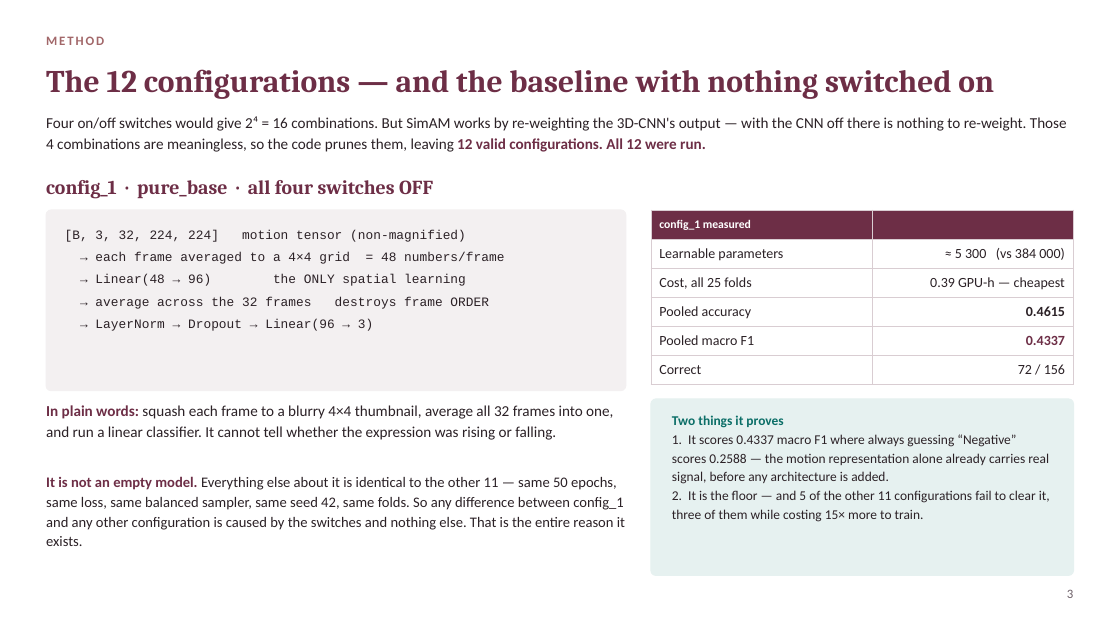
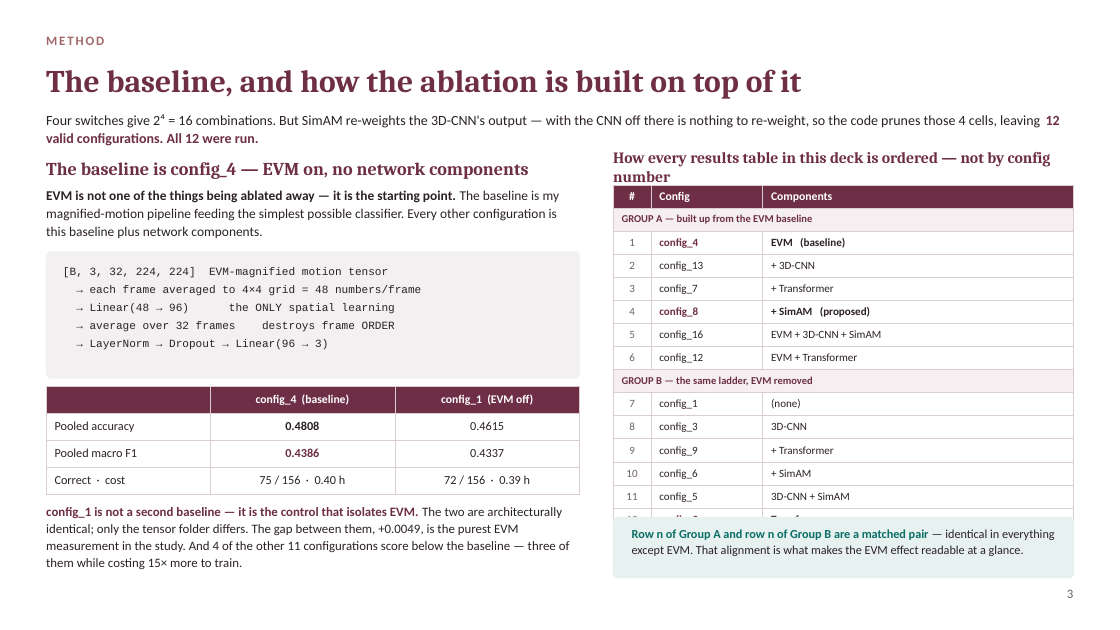
Before and after one commit to addhyan2000/FinalMERThesis, a slide deck: slide 4 of MER_Thesis_Final_Presentation.pptx. Drawn at 1120x630 pixels with LibreOffice and Linux fonts; fonts in the diff are those of the drawing. Boxes give left, top, right and bottom in pixels: in the first picture for what was removed or moved away, otherwise in the second. Text is boxed around its words. In the diff, an @@ line names an element or a change of style, - is before the commit and + after.

Commit message:
added pptx

```diff
--- a/MER_Thesis_Final_Presentation.pptx
+++ b/MER_Thesis_Final_Presentation.pptx
@@ text at (x1=46, y1=69, x2=801, y2=99): text changed @@
-The 12 configurations — and the baseline with nothing switched on
+The baseline, and how the ablation is built on top of it
@@ text at (x1=46, y1=114, x2=1060, y2=146): text changed; size 13 to 12 pt @@
-Four on/off switches would give 2⁴ = 16 combinations. But SimAM works by re-weighting the 3D-CNN's output — with the CNN off there is nothing to re-weight. Those 4 combinations are meaningless, so the code prunes them, leaving 12 valid configurations. All 12 were run.
+Four switches give 2⁴ = 16 combinations. But SimAM re-weights the 3D-CNN's output — with the CNN off there is nothing to re-weight, so the code prunes those 4 cells, leaving 12 valid configurations. All 12 were run.
@@ text at (x1=46, y1=162, x2=528, y2=179): text changed; size 17 to 15.5 pt @@
-config_1 · pure_base · all four switches OFF
+The baseline is config_4 — EVM on, no network components
@@ text added at (x1=613, y1=152, x2=1051, y2=186), 13.5 pt, text #6D2E46, bold @@
+How every results table in this deck is ordered — not by config number
@@ text added at (x1=46, y1=190, x2=560, y2=238), 11.5 pt, text #2B2126 @@
+EVM is not one of the things being ablated away — it is the starting point. The baseline is my magnified-motion pipeline feeding the simplest possible classifier. Every other configuration is this baseline plus network components.
@@ table added at (x1=613, y1=185, x2=1074, y2=521), 15 rows, 3 columns @@
+# | Config | Components
+GROUP A — built up from the EVM baseline |  | 
+1 | config_4 | EVM (baseline)
+2 | config_13 | + 3D-CNN
+3 | config_7 | + Transformer
+4 | config_8 | + SimAM (proposed)
+5 | config_16 | EVM + 3D-CNN + SimAM
+6 | config_12 | EVM + Transformer
+GROUP B — the same ladder, EVM removed |  | 
+7 | config_1 | (none)
+8 | config_3 | 3D-CNN
+9 | config_9 | + Transformer
+10 | config_6 | + SimAM
+11 | config_5 | 3D-CNN + SimAM
+12 | config_2 | Transformer
@@ rounded rectangle resized from (x1=46, y1=210, x2=626, y2=391) to (x1=46, y1=252, x2=580, y2=378) @@
@@ rounded rectangle at (x1=46, y1=252, x2=580, y2=378): proportions changed @@
@@ text "[B, 3, 32, 224, 224] ..." moved from (x1=65, y1=230, x2=504, y2=331) to (x1=90, y1=285, x2=421, y2=350) @@
@@ text at (x1=90, y1=285, x2=421, y2=296): text changed; size 11 to 9.5 pt @@
-[B, 3, 32, 224, 224] motion tensor (non-magnified)
-→ each frame averaged to a 4×4 grid = 48 numbers/frame
+[B, 3, 32, 224, 224] EVM-magnified motion tensor
+→ each frame averaged to 4×4 grid = 48 numbers/frame
@@ text at (x1=90, y1=321, x2=395, y2=332): text changed; size 11 to 9.5 pt @@
-→ average across the 32 frames destroys frame ORDER
+→ average over 32 frames destroys frame ORDER
@@ text at (x1=90, y1=303, x2=395, y2=350): size 11 to 9.5 pt in "→ Linear(48 → 96) the ONLY spatial ...", "→ LayerNorm → Dropout → Linear(96 → ..."; line spacing 19pt to 15.5pt @@
@@ table at (x1=46, y1=386, x2=580, y2=488) @@
-config_1 measured | 
-Learnable parameters | ≈ 5 300 (vs 384 000)
-Cost, all 25 folds | 0.39 GPU-h — cheapest
-Pooled accuracy | 0.4615
-Pooled macro F1 | 0.4337
-Correct | 72 / 156
+ | config_4 (baseline) | config_1 (EVM off)
+Pooled accuracy | 0.4808 | 0.4615
+Pooled macro F1 | 0.4386 | 0.4337
+Correct · cost | 75 / 156 · 0.40 h | 72 / 156 · 0.39 h
@@ table resized from (x1=651, y1=210, x2=1074, y2=378) to (x1=46, y1=386, x2=580, y2=488) @@
@@ text removed at (x1=46, y1=405, x2=613, y2=440) @@
-In plain words: squash each frame to a blurry 4×4 thumbnail, average all 32 frames into one, and run a linear classifier. It cannot tell whether the expression was rising or falling.
@@ text removed at (x1=672, y1=415, x2=1050, y2=522) @@
-Two things it proves
-1. It scores 0.4337 macro F1 where always guessing “Negative” scores 0.2588 — the motion representation alone already carries real signal, before any architecture is added.
-2. It is the floor — and 5 of the other 11 configurations fail to clear it, three of them while costing 15× more to train.
@@ text removed at (x1=46, y1=476, x2=625, y2=546) @@
-It is not an empty model. Everything else about it is identical to the other 11 — same 50 epochs, same loss, same balanced sampler, same seed 42, same folds. So any difference between config_1 and any other configuration is caused by the switches and nothing else. That is the entire reason it exists.
@@ text added at (x1=46, y1=507, x2=570, y2=569), 11 pt, text #2B2126 @@
+config_1 is not a second baseline — it is the control that isolates EVM. The two are architecturally identical; only the tensor folder differs. The gap between them, +0.0049, is the purest EVM measurement in the study. And 4 of the other 11 configurations score below the baseline — three of them while costing 15× more to train.
@@ rounded rectangle at (x1=613, y1=518, x2=1074, y2=578): proportions changed @@
@@ rounded rectangle resized from (x1=651, y1=399, x2=1074, y2=576) to (x1=613, y1=518, x2=1074, y2=578) @@
@@ text added at (x1=632, y1=529, x2=1055, y2=556), 10.5 pt, text #2B2126 @@
+Row n of Group A and row n of Group B are a matched pair — identical in everything except EVM. That alignment is what makes the EVM effect readable at a glance.
```
Also in this commit, not shown: 4 other slides changed, 5 other files.
